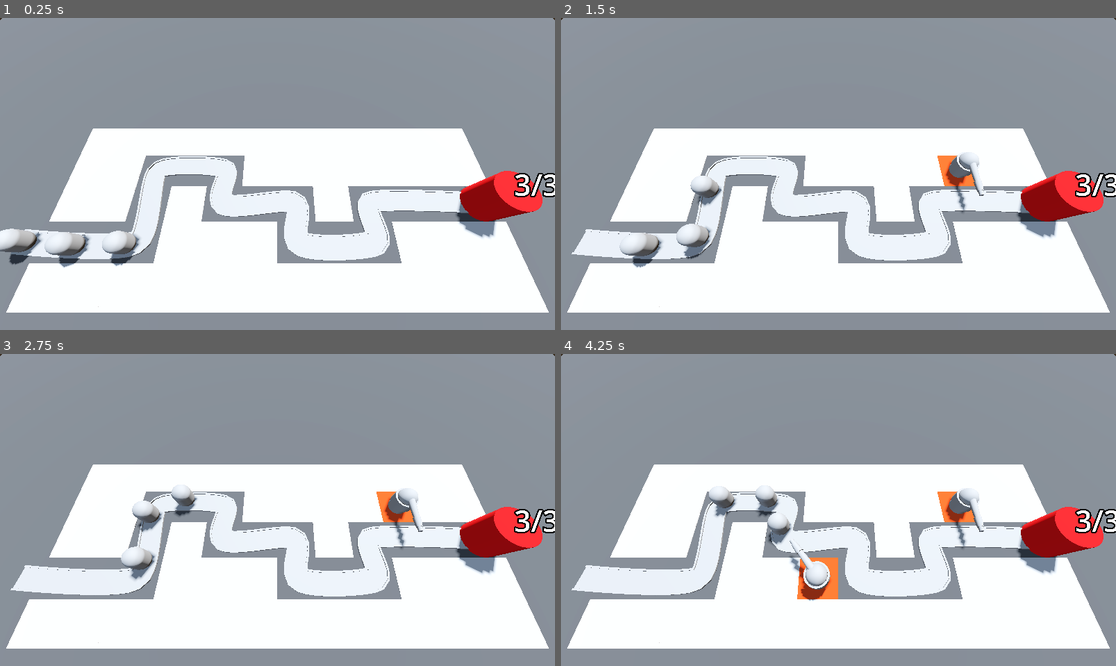
Above: before the commit, frames 1-4 (two rows, left to right).
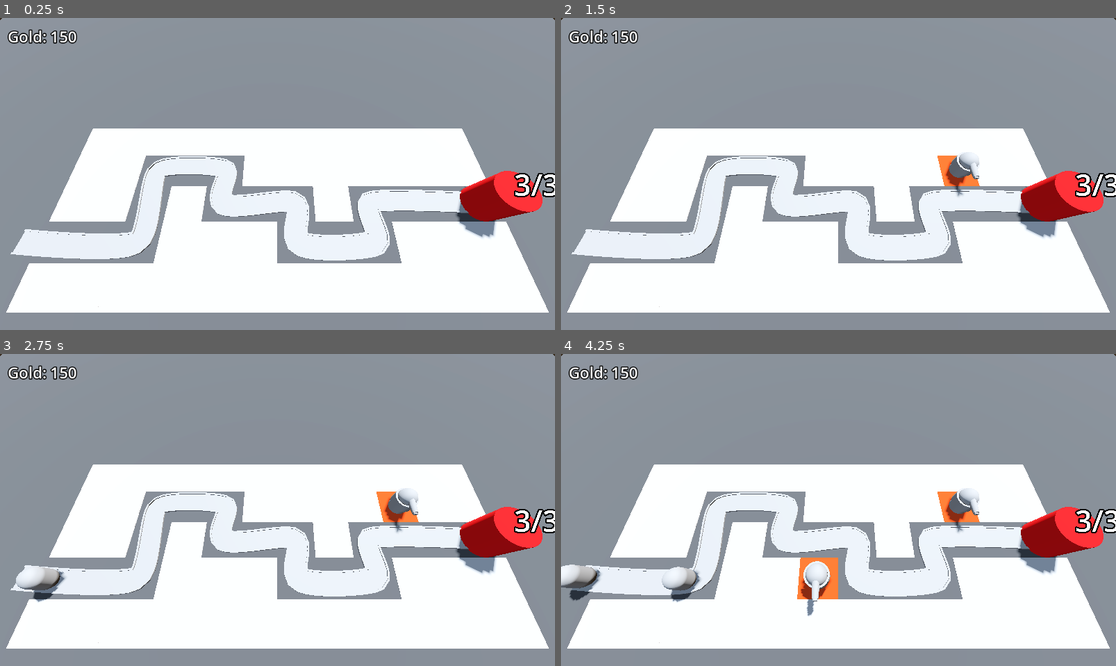
Above: after the commit, the same moments.

Repository: RileyWaldo/BarbarianBlaster
Game: Godot game, scene res://base_level.tscn
Same seed, same stepped clock (60 frames per second), same inputs: the game is played once before the commit and once after it.
Inputs (mouse positions are in pixels of both pictures, inside the frame that each line leads up to):
- Up to frame 1 (0.25 s): no input
- Up to frame 2 (1.5 s): move the mouse to (960, 158) at 0.52 s; click (960, 158) at 0.6 s; move the mouse to (727, 189) at 1.27 s; click (727, 189) at 1.35 s
- Up to frame 3 (2.75 s): move the mouse to (333, 441) at 2.02 s; click (333, 441) at 2.1 s
- Up to frame 4 (4.25 s): move the mouse to (810, 572) at 2.77 s; click (810, 572) at 2.85 s; move the mouse to (1005, 556) at 3.52 s; click (1005, 556) at 3.6 s

The runs differ from the first frame. In frame 1, 1.8% of the frame differs, in the area x 0-26%, y 3-80%; in frame 2, 1.6%; in frame 3, 1.9%; in frame 4, 2.6%, in the area x 0-77%, y 3-84%.

Commit message:
enemies can spawn, added bank with UI

Diff:
--- a/GameObjects/Enemy.tscn
+++ b/GameObjects/Enemy.tscn
@@ -6,9 +6,50 @@
 radius = 1.0
 height = 3.0
 
+[sub_resource type="StandardMaterial3D" id="StandardMaterial3D_4xroi"]
+no_depth_test = true
+shading_mode = 0
+
 [sub_resource type="CapsuleShape3D" id="CapsuleShape3D_4xroi"]
 radius = 1.0
 height = 3.0
+
+[sub_resource type="Animation" id="Animation_epw33"]
+resource_name = "TakeDamage"
+length = 0.1
+tracks/0/type = "value"
+tracks/0/imported = false
+tracks/0/enabled = true
+tracks/0/path = NodePath("DamageHilight:visible")
+tracks/0/interp = 1
+tracks/0/loop_wrap = true
+tracks/0/keys = {
+"times": PackedFloat32Array(0, 0.1),
+"transitions": PackedFloat32Array(1, 1),
+"update": 1,
+"values": [true, false]
+}
+
+[sub_resource type="Animation" id="Animation_t2g0b"]
+length = 0.001
+tracks/0/type = "value"
+tracks/0/imported = false
+tracks/0/enabled = true
+tracks/0/path = NodePath("DamageHilight:visible")
+tracks/0/interp = 1
+tracks/0/loop_wrap = true
+tracks/0/keys = {
+"times": PackedFloat32Array(0),
+"transitions": PackedFloat32Array(1),
+"update": 1,
+"values": [false]
+}
+
+[sub_resource type="AnimationLibrary" id="AnimationLibrary_bfy4x"]
+_data = {
+&"RESET": SubResource("Animation_t2g0b"),
+&"TakeDamage": SubResource("Animation_epw33")
+}
 
 [node name="Enemy" type="PathFollow3D" groups=["enemy"]]
 loop = false
@@ -18,8 +59,19 @@
 transform = Transform3D(1, 0, 0, 0, 1, 0, 0, 0, 1, 0, 1.5, 0)
 mesh = SubResource("CapsuleMesh_bbb0l")
 
+[node name="DamageHilight" type="MeshInstance3D" parent="."]
+transform = Transform3D(1, 0, 0, 0, 1, 0, 0, 0, 1, 0, 1.5, 0)
+visible = false
+material_override = SubResource("StandardMaterial3D_4xroi")
+mesh = SubResource("CapsuleMesh_bbb0l")
+
 [node name="HitBox" type="Area3D" parent="." groups=["enemy"]]
 
 [node name="CollisionShape3D" type="CollisionShape3D" parent="HitBox"]
 transform = Transform3D(1, 0, 0, 0, 1, 0, 0, 0, 1, 0, 1.5, 0)
 shape = SubResource("CapsuleShape3D_4xroi")
+
+[node name="AnimationPlayer" type="AnimationPlayer" parent="."]
+libraries = {
+&"": SubResource("AnimationLibrary_bfy4x")
+}
--- a/GameObjects/Turret.tscn
+++ b/GameObjects/Turret.tscn
@@ -14,6 +14,7 @@
 [sub_resource type="CylinderMesh" id="CylinderMesh_0ruk3"]
 top_radius = 0.1
 bottom_radius = 0.2
+height = 1.0
 
 [sub_resource type="CylinderMesh" id="CylinderMesh_fybta"]
 top_radius = 0.14
@@ -23,6 +24,43 @@
 [sub_resource type="SphereMesh" id="SphereMesh_lvfwo"]
 height = 0.5
 is_hemisphere = true
+
+[sub_resource type="Animation" id="Animation_0ruk3"]
+resource_name = "Fire"
+length = 0.6
+tracks/0/type = "value"
+tracks/0/imported = false
+tracks/0/enabled = true
+tracks/0/path = NodePath("TurretBase/TurretTop/Gun:rotation")
+tracks/0/interp = 1
+tracks/0/loop_wrap = true
+tracks/0/keys = {
+"times": PackedFloat32Array(0, 0.6),
+"transitions": PackedFloat32Array(1, 1),
+"update": 0,
+"values": [Vector3(1.1571532, 0, 0), Vector3(1.5707964, 0, 0)]
+}
+
+[sub_resource type="Animation" id="Animation_fybta"]
+length = 0.001
+tracks/0/type = "value"
+tracks/0/imported = false
+tracks/0/enabled = true
+tracks/0/path = NodePath("TurretBase/TurretTop/Gun:rotation")
+tracks/0/interp = 1
+tracks/0/loop_wrap = true
+tracks/0/keys = {
+"times": PackedFloat32Array(0),
+"transitions": PackedFloat32Array(1),
+"update": 0,
+"values": [Vector3(1.5707964, 0, 0)]
+}
+
+[sub_resource type="AnimationLibrary" id="AnimationLibrary_lvfwo"]
+_data = {
+&"Fire": SubResource("Animation_0ruk3"),
+&"RESET": SubResource("Animation_fybta")
+}
 
 [node name="Turret" type="Node3D"]
 transform = Transform3D(2, 0, 0, 0, 2, 0, 0, 0, 2, 0, 0, 0)
@@ -41,17 +79,17 @@
 transform = Transform3D(1, 0, 0, 0, -4.371139e-08, -1, 0, 1, -4.371139e-08, 0, 0.8483581, 0)
 
 [node name="TurretBarrel" type="MeshInstance3D" parent="TurretBase/TurretTop/Gun"]
-transform = Transform3D(1, 0, 0, 0, 1, 0, 0, 0, 1, 0, 1, 0.32954383)
+transform = Transform3D(1, 0, 0, 0, 1, 0, 0, 0, 1, 0, 0.60430753, 0.32954383)
 mesh = SubResource("CylinderMesh_0ruk3")
 skeleton = NodePath("../..")
 
 [node name="MeshInstance3D" type="MeshInstance3D" parent="TurretBase/TurretTop/Gun/TurretBarrel"]
-transform = Transform3D(1, 0, 0, 0, 1, 0, 0, 0, 1, 0, 0.52482826, -1.1920929e-07)
+transform = Transform3D(1, 0, 0, 0, 1, 0, 0, 0, 1, 0, 0.17097092, -1.1920929e-07)
 mesh = SubResource("CylinderMesh_fybta")
 
 [node name="ProjectileSpawnPoint" type="Node3D" parent="TurretBase/TurretTop/Gun"]
 unique_name_in_owner = true
-transform = Transform3D(1, 0, 0, 0, -4.371139e-08, 1, 0, -1, -4.371139e-08, 0, 1.6852134, 0.3172922)
+transform = Transform3D(1, 0, 0, 0, -4.371139e-08, 1, 0, -1, -4.371139e-08, 0, 0.96808946, 0.3172922)
 
 [node name="MeshInstance3D" type="MeshInstance3D" parent="TurretBase/TurretTop"]
 transform = Transform3D(1, 0, 0, 0, 1, 0, 0, 0, 1, 0, 0.3, 0)
@@ -60,4 +98,9 @@
 [node name="ShootTimer" type="Timer" parent="."]
 autostart = true
 
+[node name="AnimationPlayer" type="AnimationPlayer" parent="."]
+libraries = {
+&"": SubResource("AnimationLibrary_lvfwo")
+}
+
 [connection signal="timeout" from="ShootTimer" to="." method="_on_shoot_timer_timeout"]
--- /dev/null
+++ b/Scripts/Bank.gd
@@ -0,0 +1,11 @@
+extends MarginContainer
+
+@export var startingGold: int = 150
+
+var gold: int:
+	set(goldIn):
+		gold = max(0, goldIn)
+		$GoldLabel.text = "Gold: " + str(gold)
+
+func _ready() -> void:
+	gold = startingGold
--- a/Scripts/Enemy.gd
+++ b/Scripts/Enemy.gd
@@ -4,6 +4,7 @@
 @export var damage: int = 1
 @export var maxHealth: int = 2
 
+@onready var animationPlayer: AnimationPlayer = $AnimationPlayer
 @onready var health: int = maxHealth
 @onready var base: Base = get_tree().get_first_node_in_group("base")
 
@@ -16,5 +17,6 @@
 
 func TakeDamage(damageTaken: int) -> void:
 	health -= damageTaken
+	animationPlayer.play("TakeDamage")
 	if(health <= 0):
 		queue_free()
--- a/Scripts/Turret.gd
+++ b/Scripts/Turret.gd
@@ -5,6 +5,7 @@
 @export var turretRange: float = 10.0
 
 @onready var projectileSpawnPoint: Node3D = %ProjectileSpawnPoint
+@onready var animationPlayer: AnimationPlayer = $AnimationPlayer
 
 var enemyPath: Path3D
 var currentTarget: PathFollow3D
@@ -33,6 +34,7 @@
 	return target
 
 func FireProjectile() -> void:
+	animationPlayer.play("Fire")
 	var newProjectile := projectile.instantiate()
 	add_child(newProjectile)
 	newProjectile.global_position = projectileSpawnPoint.global_position
--- /dev/null
+++ b/Scripts/enemySpawner.gd
@@ -0,0 +1,7 @@
+extends Path3D
+
+@export var enemyScene: PackedScene
+
+func SpawnEnemy() -> void:
+	var newEnemy = enemyScene.instantiate()
+	add_child(newEnemy)
--- a/base_level.tscn
+++ b/base_level.tscn
@@ -1,11 +1,13 @@
-[gd_scene load_steps=12 format=3 uid="uid://b0hp12i56too8"]
+[gd_scene load_steps=15 format=3 uid="uid://b0hp12i56too8"]
 
 [ext_resource type="PackedScene" uid="uid://blth468svkjaq" path="res://GameObjects/RayPickerCamera.tscn" id="1_3o4py"]
 [ext_resource type="MeshLibrary" uid="uid://mbshsf5ypr4a" path="res://MeshLibraries/SpaceLibrary.tres" id="1_bo3yr"]
 [ext_resource type="PackedScene" uid="uid://cgio16xab0rf" path="res://GameObjects/Enemy.tscn" id="2_5vx1e"]
 [ext_resource type="PackedScene" uid="uid://c1iinwkk72ugo" path="res://GameObjects/Base.tscn" id="3_eesb3"]
+[ext_resource type="Script" uid="uid://besmvrc8co6vu" path="res://Scripts/enemySpawner.gd" id="3_u2wky"]
 [ext_resource type="Script" uid="uid://btm061wtvyf1a" path="res://Scripts/TurretManager.gd" id="5_ftfrf"]
 [ext_resource type="PackedScene" uid="uid://cwnwy7uaafk4l" path="res://GameObjects/Turret.tscn" id="6_u2wky"]
+[ext_resource type="Script" uid="uid://dwd4mt5m3m28w" path="res://Scripts/Bank.gd" id="8_bkkah"]
 
 [sub_resource type="ProceduralSkyMaterial" id="ProceduralSkyMaterial_4sal3"]
 sky_horizon_color = Color(0.66224277, 0.6717428, 0.6867428, 1)
@@ -29,6 +31,11 @@
 "tilts": PackedFloat32Array(0, 0, 0, 0, 0, 0, 0, 0, 0, 0)
 }
 point_count = 10
+
+[sub_resource type="LabelSettings" id="LabelSettings_2elnx"]
+font_size = 32
+outline_size = 8
+outline_color = Color(0, 0, 0, 1)
 
 [node name="BaseLevel" type="Node3D"]
 
@@ -57,10 +64,12 @@
 "cells": PackedInt32Array(65535, 2, 0, 65530, 0, 0, 65530, 2, 0, 4, 2, 0, 65534, 2, 0, 65533, 2, 0, 65532, 2, 0, 3, 2,  …(461 unchanged characters)…
 }
 
-[node name="Path3D" type="Path3D" parent="."]
+[node name="EnemyPath" type="Path3D" parent="."]
 curve = SubResource("Curve3D_3o4py")
+script = ExtResource("3_u2wky")
+enemyScene = ExtResource("2_5vx1e")
 
-[node name="Road" type="CSGPolygon3D" parent="Path3D"]
+[node name="Road" type="CSGPolygon3D" parent="EnemyPath"]
 polygon = PackedVector2Array(-1, 0, -1, 0.1, 1, 0.1, 1, 0)
 mode = 2
 path_node = NodePath("..")
@@ -74,7 +83,7 @@
 path_u_distance = 1.0
 path_joined = false
 
-[node name="RoadLeftEdge" type="CSGPolygon3D" parent="Path3D"]
+[node name="RoadLeftEdge" type="CSGPolygon3D" parent="EnemyPath"]
 polygon = PackedVector2Array(-1.2, 0, -1.2, 0.2, -1, 0.2, -1, 0)
 mode = 2
 path_node = NodePath("..")
@@ -88,7 +97,7 @@
 path_u_distance = 1.0
 path_joined = false
 
-[node name="RoadRightEdge" type="CSGPolygon3D" parent="Path3D"]
+[node name="RoadRightEdge" type="CSGPolygon3D" parent="EnemyPath"]
 polygon = PackedVector2Array(1.2, 0, 1.2, 0.2, 1, 0.2, 1, 0)
 mode = 2
 path_node = NodePath("..")
@@ -102,16 +111,9 @@
 path_u_distance = 1.0
 path_joined = false
 
-[node name="Enemy" parent="Path3D" instance=ExtResource("2_5vx1e")]
-transform = Transform3D(-0.09053503, 0, -0.9958852, 0, 1, 0, 0.9958852, 0, -0.09053503, -26, 0, 6)
-
-[node name="Enemy2" parent="Path3D" instance=ExtResource("2_5vx1e")]
-transform = Transform3D(-0.04972251, 0, -0.99875426, 0, 1, 0, 0.99875426, 0, -0.04972251, -21.012257, 0, 6.3452425)
-progress = 5.0
-
-[node name="Enemy3" parent="Path3D" instance=ExtResource("2_5vx1e")]
-transform = Transform3D(0.053507037, 0, -0.9985594, 0, 1, 0, 0.9985594, 0, 0.053507037, -16.014353, 0, 6.40872)
-progress = 10.0
+[node name="SpawnTimer" type="Timer" parent="EnemyPath"]
+wait_time = 2.0
+autostart = true
 
 [node name="Base" parent="." instance=ExtResource("3_eesb3")]
 transform = Transform3D(1, 0, 0, 0, 1, 0, 0, 0, 1, 22, 0, 2)
@@ -119,5 +121,27 @@
 
 [node name="TurretManager" type="Node3D" parent="." node_paths=PackedStringArray("enemyPath")]
 script = ExtResource("5_ftfrf")
-enemyPath = NodePath("../Path3D")
+enemyPath = NodePath("../EnemyPath")
 turret = ExtResource("6_u2wky")
+
+[node name="Bank" type="MarginContainer" parent="."]
+anchors_preset = 15
+anchor_right = 1.0
+anchor_bottom = 1.0
+grow_horizontal = 2
+grow_vertical = 2
+mouse_filter = 2
+theme_override_constants/margin_left = 16
+theme_override_constants/margin_top = 16
+theme_override_constants/margin_right = 16
+theme_override_constants/margin_bottom = 16
+script = ExtResource("8_bkkah")
+
+[node name="GoldLabel" type="Label" parent="Bank"]
+layout_mode = 2
+size_flags_horizontal = 0
+size_flags_vertical = 0
+text = "Gold: 100"
+label_settings = SubResource("LabelSettings_2elnx")
+
+[connection signal="timeout" from="EnemyPath/SpawnTimer" to="EnemyPath" method="SpawnEnemy"]
Not shown: 1 places in GameObjects/Enemy.tscn that only renumber resources
Not shown: 1 places in GameObjects/Turret.tscn that only renumber resources
Not shown, added: Scripts/Bank.gd.uid
Not shown, added: Scripts/enemySpawner.gd.uid
